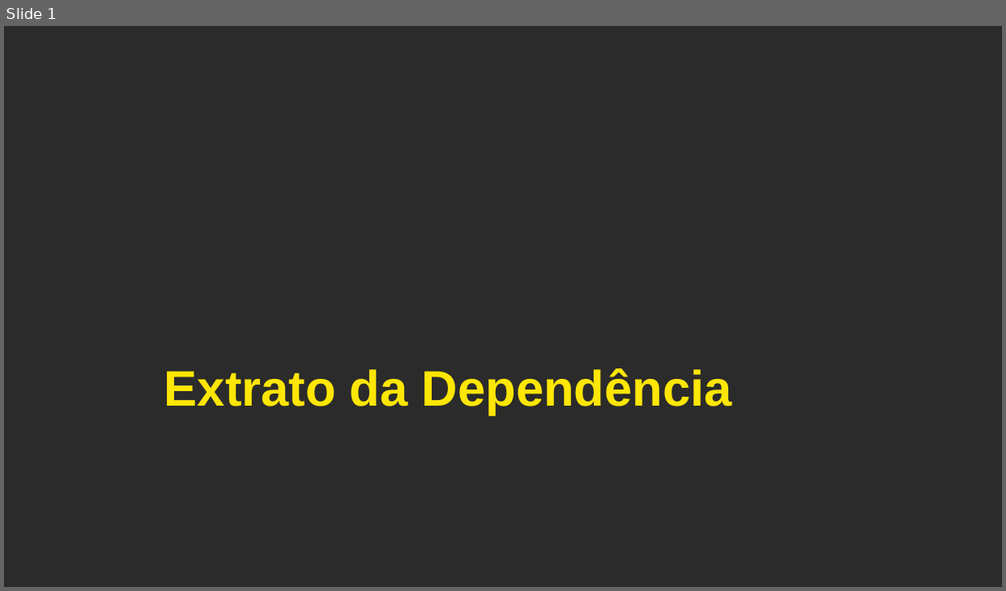
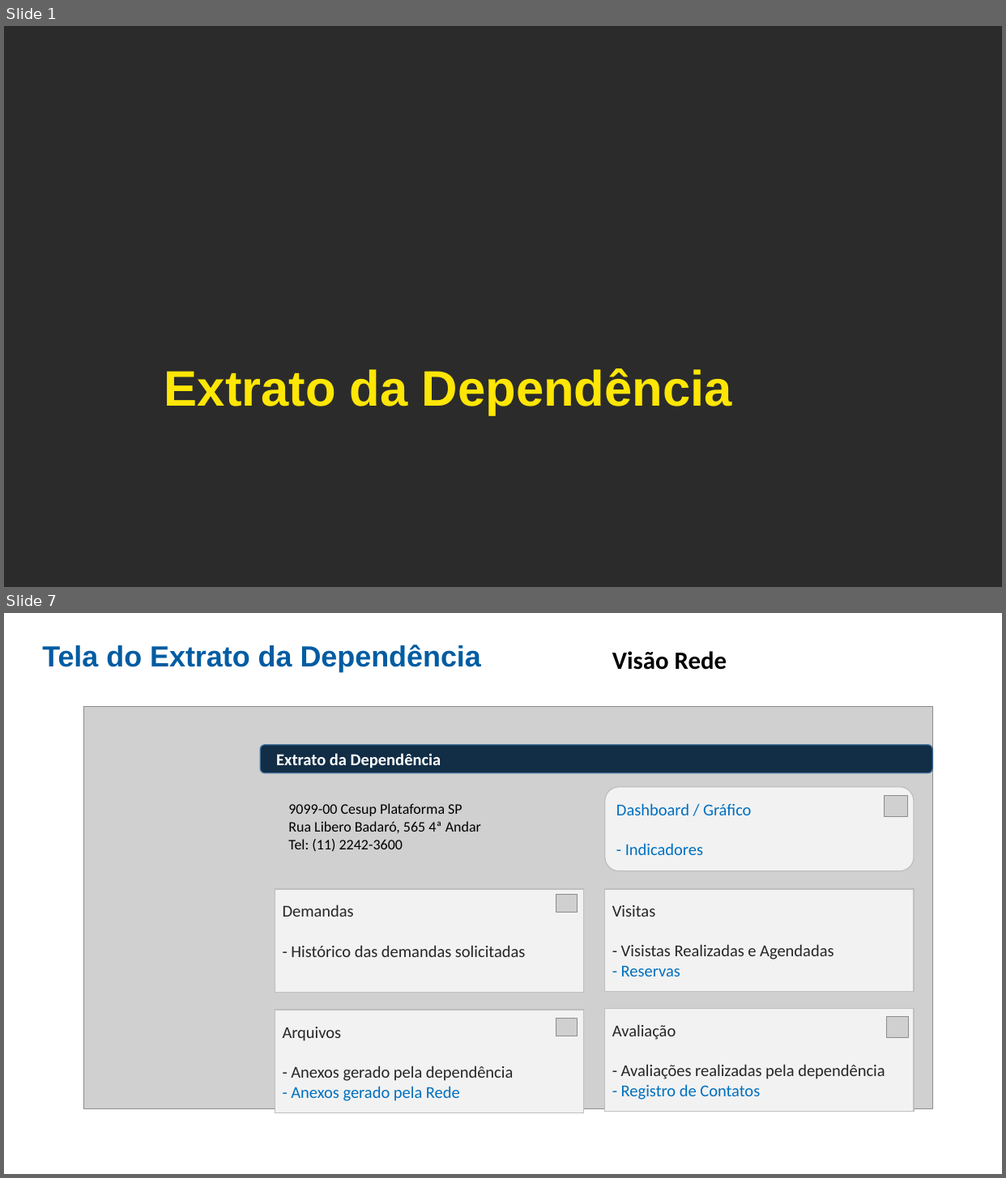
Before and after one commit to cezarnk/projetos, a slide deck: Apresentação Cesup Rede/Projeto 2.pptx. Shown one above the other, each under a label of ours: slide 1 before the commit, slides 1 and 7 after it; the slides between them are not shown. The pictures are 1006x591 and 1006x1178 pixels, drawn with LibreOffice and Linux fonts; fonts in the diff are those of the drawing; grey boxes stand for pictures; background and template pictures are left out; a plain dark background stands for a picture behind light text. Boxes give left, top, right and bottom in pixels: in the first picture for what was removed or moved away, otherwise in the second. Text is boxed around its words. In the diff, an @@ line names an element or a change of style, - is before the commit and + after.

```diff
--- a/Apresentação Cesup Rede/Projeto 2.pptx
+++ b/Apresentação Cesup Rede/Projeto 2.pptx
@@ slide 7 added at [4,613,1002,1174], background picture (left out) @@
@@ text added at [42,645,481,671], 28 pt, text #015CA2, bold @@
+Tela do Extrato da Dependência
@@ text added at [612,651,727,670], 24 pt, text #000000, bold @@
+Visão Rede
@@ picture added at [84,707,933,1110] @@
@@ rounded rectangle added at [260,745,933,773], fill #122D46, outline #43739E 1 pt, 16 pt, text #FFFFFF, bold @@
+Extrato da Dependência
@@ text added at [288,803,481,852], 14 pt, text #000000 @@
+9099-00 Cesup Plataforma SP
+Rua Libero Badaró, 565 4ª Andar
+Tel: (11) 2242-3600
@@ rounded rectangle added at [605,786,914,871], fill #F2F2F2, outline #BFBFBF 1 pt, 16 pt, text #0070C0 @@
+Dashboard / Gráfico
+- Indicadores
@@ picture added at [884,796,908,817] @@
@@ rectangle added at [275,889,584,993], fill #F2F2F2, outline #BFBFBF 1 pt, 16 pt, text #262626 @@
+Demandas
+- Histórico das demandas solicitadas
@@ picture added at [556,895,577,913] @@
@@ rectangle added at [605,889,914,992], fill #F2F2F2, outline #BFBFBF 1 pt, 16 pt, text #262626 @@
+Visitas
+- Visistas Realizadas e Agendadas
+- Reservas
@@ rectangle added at [275,1010,584,1113], fill #F2F2F2, outline #BFBFBF 1 pt, 16 pt, text #262626 @@
+Arquivos
+- Anexos gerado pela dependência
+- Anexos gerado pela Rede
@@ picture added at [556,1018,577,1036] @@
@@ rectangle added at [605,1009,914,1112], fill #F2F2F2, outline #BFBFBF 1 pt, 16 pt, text #262626 @@
+Avaliação
+- Avaliações realizadas pela dependência
+- Registro de Contatos
@@ picture added at [887,1017,909,1038] @@
```
Also in this commit, not shown: 3 slides changed, 3 other slides added, 4 slides removed, 4 other files.
